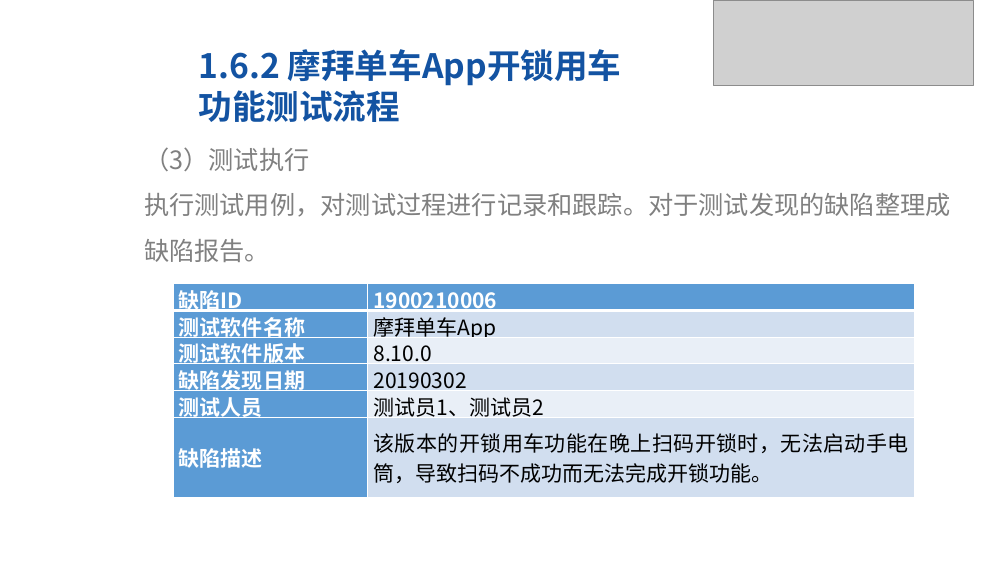
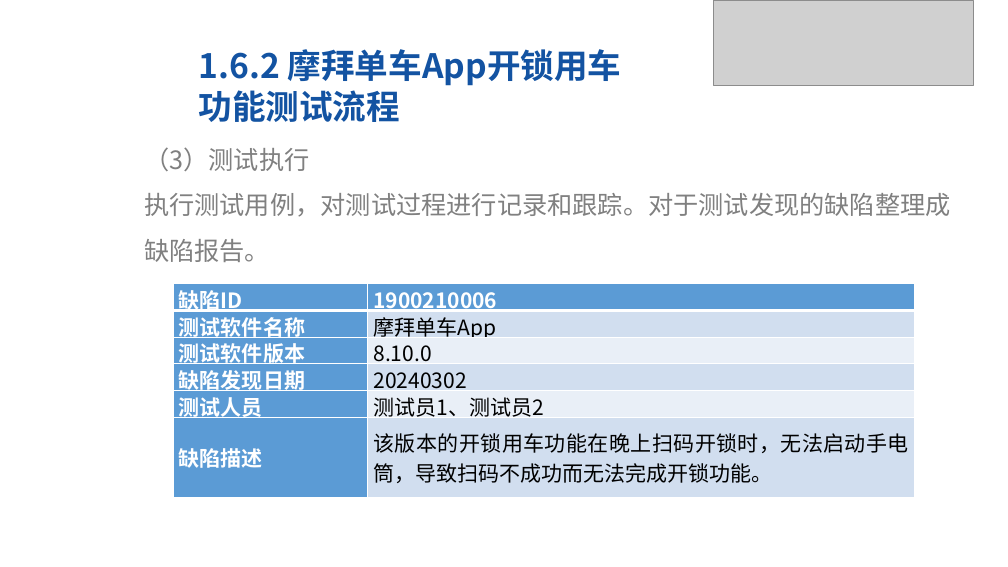
Before and after one commit to DwyaneVettle/SoftwareTest, a slide deck: slide 85 of 教案PPT/第1章 软件测试基础 教学PPT_190530.pptx. Drawn at 1008x567 pixels with LibreOffice and Linux fonts; fonts in the diff are those of the drawing; grey boxes stand for pictures; background and template pictures are left out. Boxes give left, top, right and bottom in pixels: in the first picture for what was removed or moved away, otherwise in the second. Text is boxed around its words. In the diff, an @@ line names an element or a change of style, - is before the commit and + after.

```diff
--- a/教案PPT/第1章 软件测试基础 教学PPT_190530.pptx
+++ b/教案PPT/第1章 软件测试基础 教学PPT_190530.pptx
@@ table at (173,284,915,498) @@
-row 4, column 2: 20190302
+row 4, column 2: 20240302
```
Also in this commit, not shown: 7 other files.
